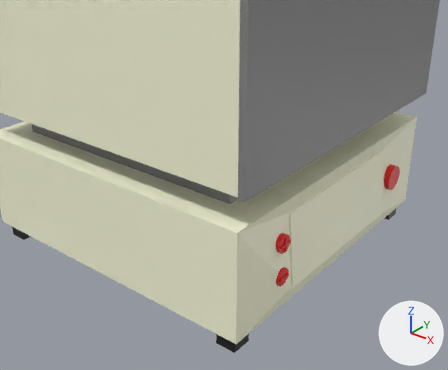
Two versions of the Blender file Assets/Objects/Models/BLEND/Forno v4.blend, one commit apart.
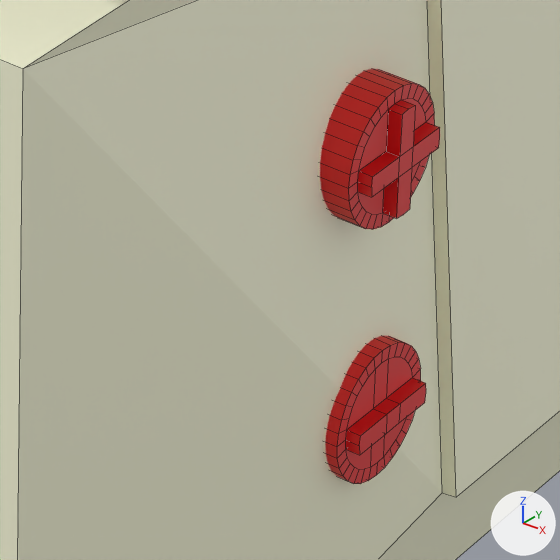
There are two pictures of each version: one whole from a 50 mm lens placed at (0.576, -0.804, 0.598), pointed at (0.074, -0.177, 0.209), one close up on the part from 52% to 68% of the width and 61% to 80% of the height. The lights are fixed; the arrows at lower right show +X, +Y and +Z. The close-ups show mesh edges as thin lines.

Names of what the first close-up shows: 'Blocco base', 'Schermo', 'Tasto', 'Tasto meno'.
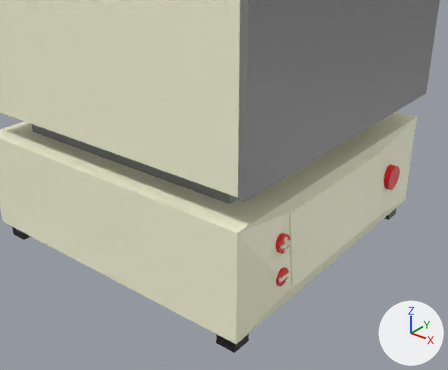
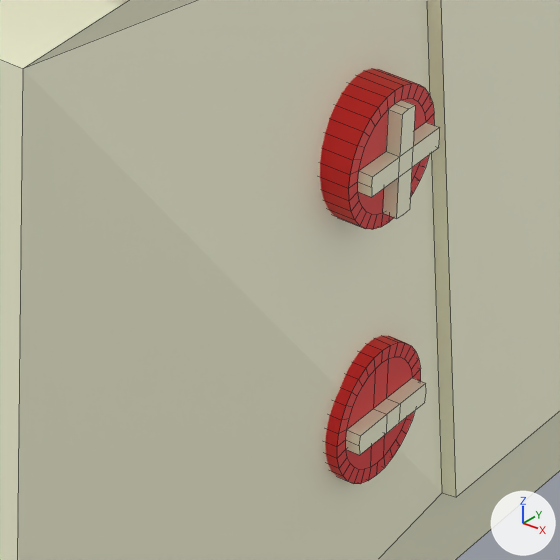
The change, as JSON lines over the scene's bpy script:
```json
{"block": "me_cylinder", "where": "me_cylinder.from_pydata(...)  # 116 vertices, 90 faces; spans x -1.0..1.0, y -1.0..1.0, z -1.0..1.22"}
{"block": "me_cylinder", "where": "# used by ob_tasto; location = (0.1605, -0.1659, 0.1428); rotation_euler = (0.0, 1.571, 0.0), in degrees (0, 90, 0); scale = (0.0139, 0.0139, 0.0139)"}
{"block": "me_cylinder", "change": "me_cylinder part 1: all 21 faces centred in x -0.79..0.79, y -0.79..0.79, z 1.11..1.22 switch from mat_rosso (red #e7171a) to mat_base (white #ffffe0)"}
{"block": "me_cylinder_004", "where": "me_cylinder_004.from_pydata(...)  # 110 vertices, 84 faces; spans x -1.0..1.0, y -1.0..1.0, z -1.0..1.22"}
{"block": "me_cylinder_004", "where": "# used by ob_tasto_meno; location = (0.1605, -0.1659, 0.0875); rotation_euler = (0.0, 1.571, 0.0), in degrees (0, 90, 0); scale = (0.0139, 0.0139, 0.0139)"}
{"block": "me_cylinder_004", "change": "me_cylinder_004 part 2: all 13 faces centred in x -0.16..0.16, y -0.79..0.79, z 1.11..1.22 switch from mat_rosso (red #e7171a) to mat_base (white #ffffe0)"}
```

Pixel boxes [x1, y1, x2, y2] of what changed, in the close-ups (560 x 560 px):
```json
{"part": 1, "of": "me_cylinder", "change": "recoloured", "before": [358, 100, 440, 218], "after": [358, 100, 440, 218]}
{"part": 2, "of": "me_cylinder_004", "change": "recoloured", "before": [346, 378, 426, 455], "after": [346, 378, 426, 455]}
```
